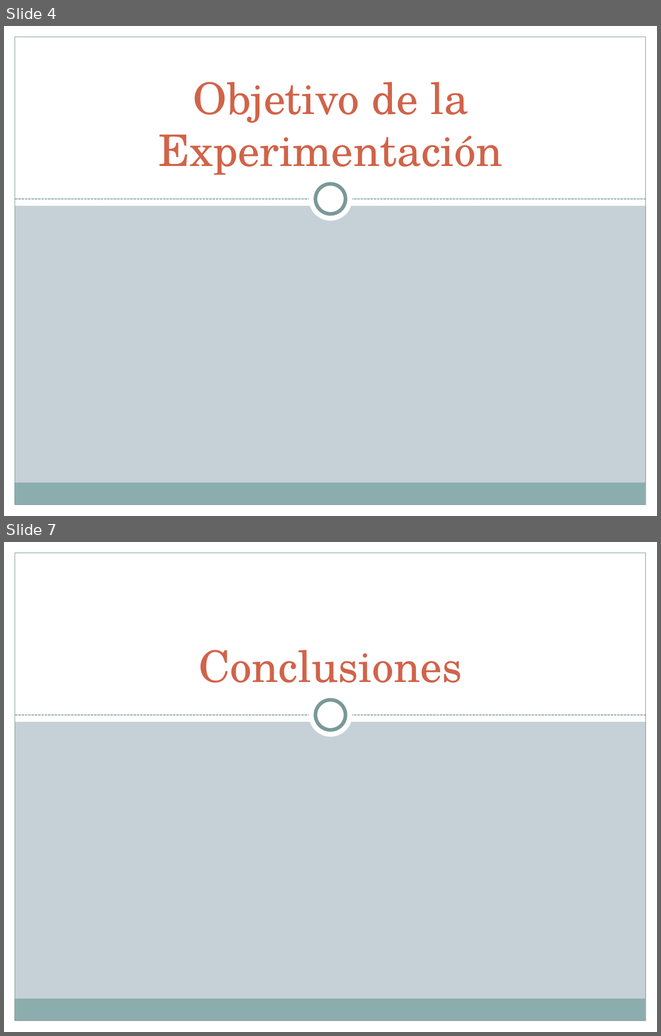
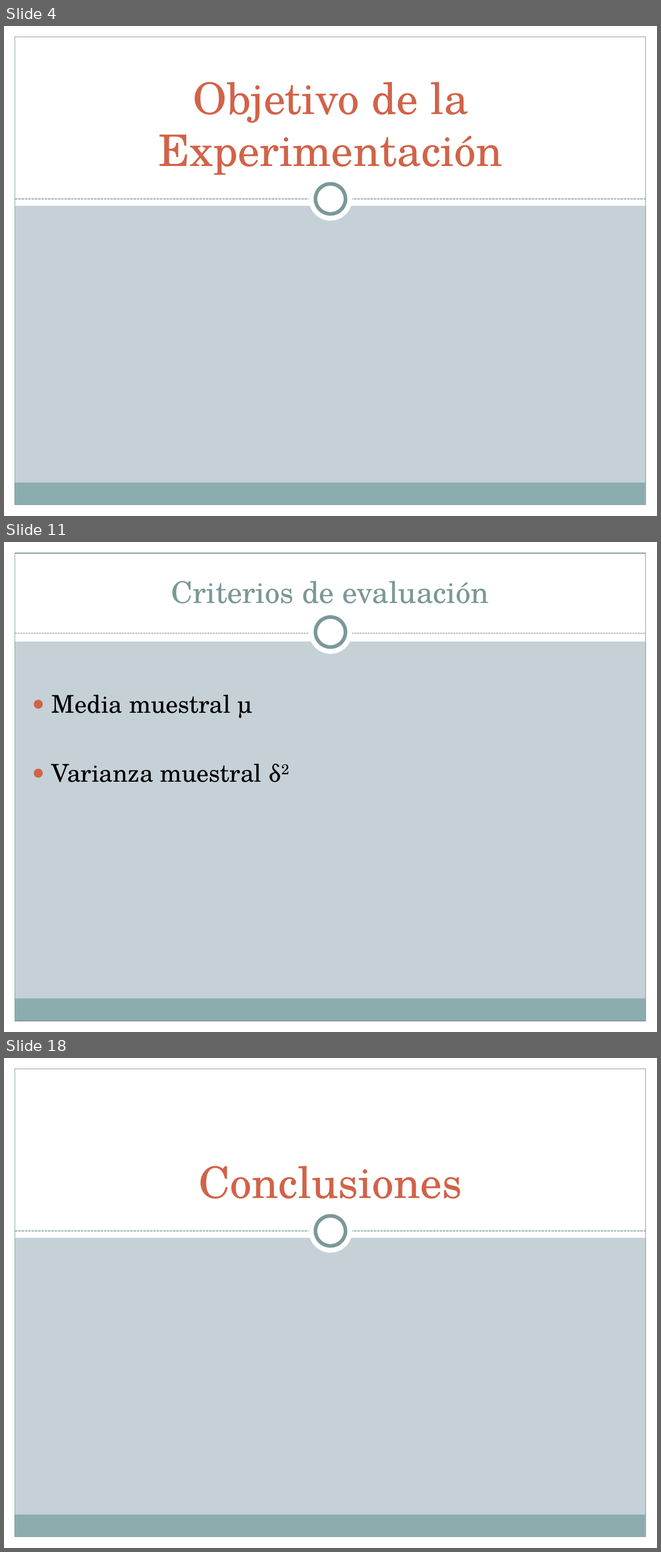
Before and after one commit to diegohttp/plagiarius, a slide deck: Lab6/Diapos HIPOTESIS.pptx. Shown one above the other, each under a label of ours: slides 4 and 7 before the commit, slides 4, 11 and 18 after it; the slides between them are not shown. The pictures are 661x1036 and 661x1552 pixels, drawn with LibreOffice and Linux fonts; fonts in the diff are those of the drawing. Boxes give left, top, right and bottom in pixels: in the first picture for what was removed or moved away, otherwise in the second. Text is boxed around its words. In the diff, an @@ line names an element or a change of style, - is before the commit and + after.

```diff
--- a/Lab6/Diapos HIPOTESIS.pptx
+++ b/Lab6/Diapos HIPOTESIS.pptx
@@ slide 11 added at (4, 542, 657, 1032), background #C5D1D7; not listed: 5 template elements that a slide beside it also shows @@
@@ rectangle added at (4, 542, 657, 641), fill #FFFFFF @@
@@ title added at (171, 581, 489, 603), 33 pt, text #7C999A @@
+Criterios de evaluación
@@ ellipse added at (309, 610, 353, 654), fill #FFFFFF @@
@@ ellipse added at (316, 617, 345, 647), fill #FFFFFF, outline #7C999A 4 pt @@
@@ line added from (15, 633) to (646, 633), #7C999A 0.75 pt dashed @@
@@ text added at (52, 695, 262, 782), 27 pt, text #000000 @@
+● Media muestral µ
+● Varianza muestral δ2
@@ what was slide 7 is now slide 18 @@
```
Also in this commit, not shown: 1 slide changed, 11 other slides added, 1 slide removed.
